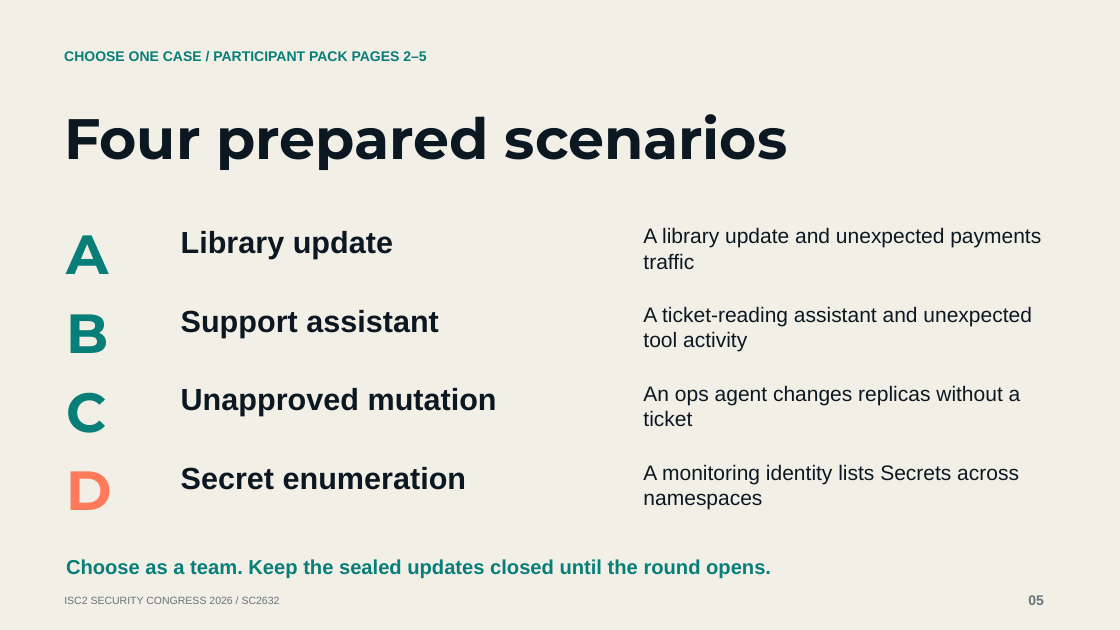
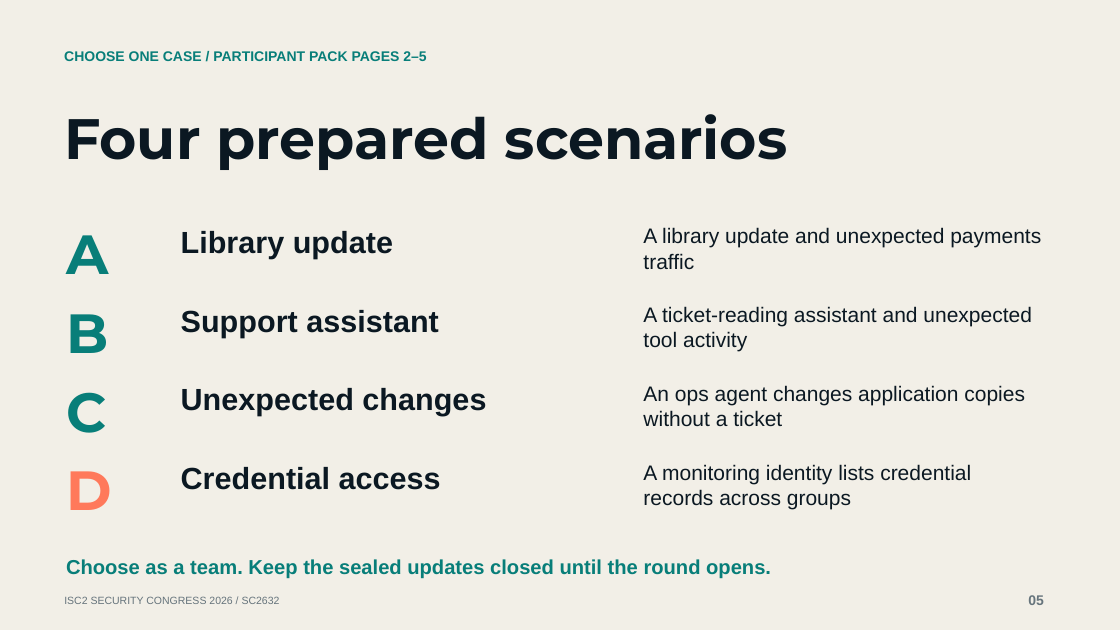
Before and after one commit to mgunjan/sc2632-tabletop, a slide deck: slide 5 of submission/2026-10-13/SC2632-session-four-cases.pptx. Drawn at 1120x630 pixels with LibreOffice and Linux fonts; fonts in the diff are those of the drawing. Boxes give left, top, right and bottom in pixels: in the first picture for what was removed or moved away, otherwise in the second. Text is boxed around its words. In the diff, an @@ line names an element or a change of style, - is before the commit and + after.

Commit message:
Make workshop tasks accessible without Kubernetes experience

```diff
--- a/submission/2026-10-13/SC2632-session-four-cases.pptx
+++ b/submission/2026-10-13/SC2632-session-four-cases.pptx
@@ text at box(181, 388, 486, 416): text changed @@
-Unapproved mutation
+Unexpected changes
@@ text at box(643, 385, 1025, 427): text changed @@
-An ops agent changes replicas without a ticket
+An ops agent changes application copies without a ticket
@@ text at box(181, 467, 441, 490): text changed @@
-Secret enumeration
+Credential access
@@ text at box(643, 464, 971, 509): text changed @@
-A monitoring identity lists Secrets across namespaces
+A monitoring identity lists credential records across groups
```
Also in this commit, not shown: 6 other slides changed, 13 other files.
